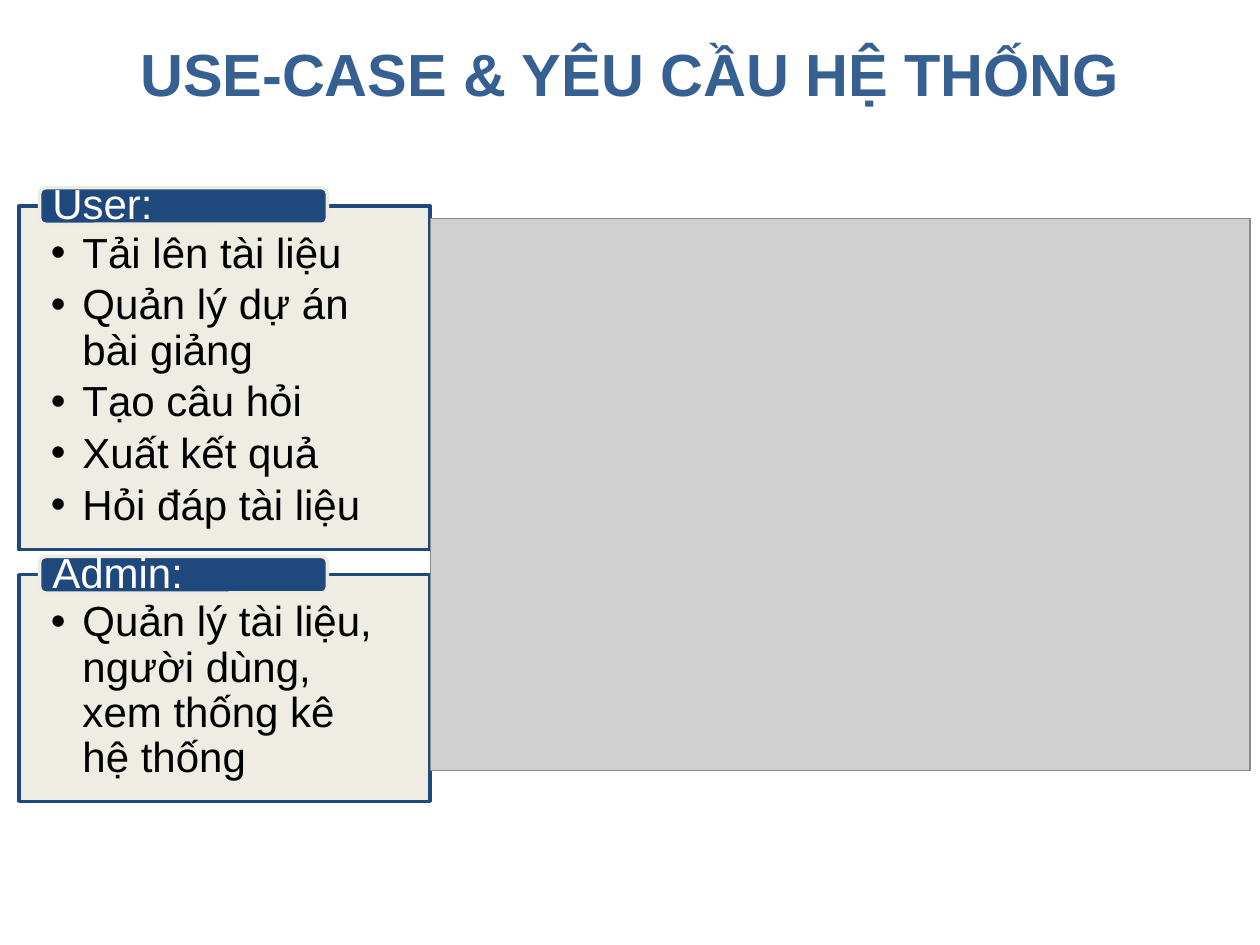
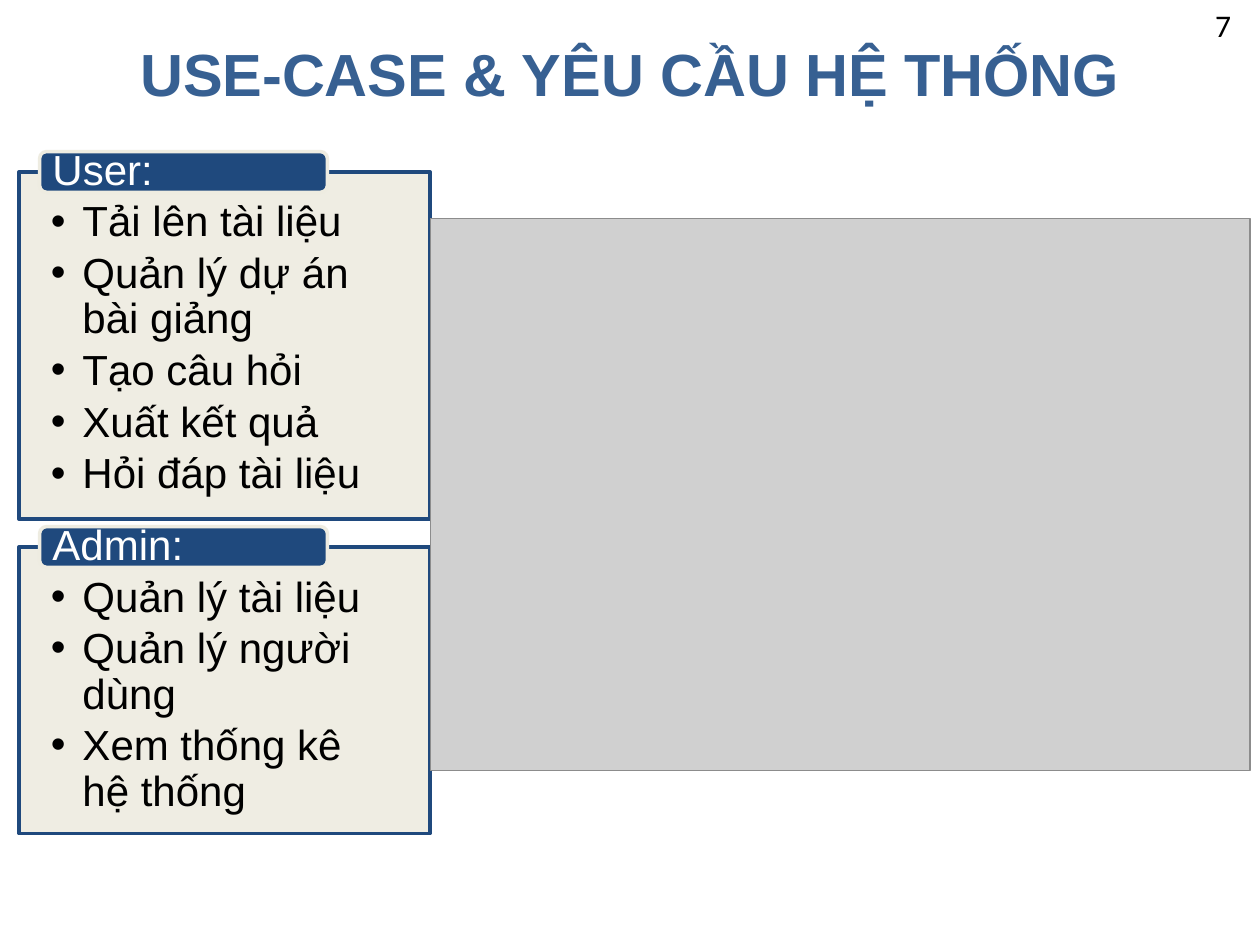
Before and after one commit to nguyentruongvu2/tn-nguyentruongvu-taohoclieu-rag, a slide deck: slide 7 of docs/PPT_RAG_Tao_tai_lieu_giang_day.pptx. Drawn at 1260x945 pixels with LibreOffice and Linux fonts; fonts in the diff are those of the drawing; grey boxes stand for pictures; background and template pictures are left out. Boxes give left, top, right and bottom in pixels: in the first picture for what was removed or moved away, otherwise in the second. Text is boxed around its words. In the diff, an @@ line names an element or a change of style, - is before the commit and + after.

```diff
--- a/docs/PPT_RAG_Tao_tai_lieu_giang_day.pptx
+++ b/docs/PPT_RAG_Tao_tai_lieu_giang_day.pptx
@@ text added at <box>1215,16,1231,37</box>, 18 pt, text #000000 @@
+7
@@ text "Tải lên tài liệu": place and size @@
-text "Tải lên tài liệu" at <box>82,236,360,528</box>
+text "Tải lên tài liệu" at <box>82,204,360,497</box>
@@ rectangle: place and size @@
-rectangle at <box>19,205,430,549</box>
+rectangle at <box>19,171,430,519</box>
@@ rounded rectangle: place and size @@
-rounded rectangle at <box>39,188,326,224</box>
+rounded rectangle at <box>39,151,326,192</box>
@@ text "User:": place and size @@
-text "User:" at <box>52,186,152,228</box>
+text "User:" at <box>52,152,152,194</box>
@@ rounded rectangle: place and size @@
-rounded rectangle at <box>39,557,326,593</box>
+rounded rectangle at <box>39,527,326,567</box>
@@ text "Admin:": place and size @@
-text "Admin:" at <box>52,554,183,596</box>
+text "Admin:" at <box>52,527,183,569</box>
@@ rectangle: place and size @@
-rectangle at <box>19,575,430,801</box>
+rectangle at <box>19,547,430,833</box>
@@ text at <box>82,580,360,814</box>: text changed @@
-  •• Quản lý tài liệu, người dùng, xem thống kê hệ thống
+  •• Quản lý tài liệu
+  •• Quản lý người dùng
+  •• Xem thống kê hệ thống
```
Also in this commit, not shown: 16 other slides changed, 1 slide added.
